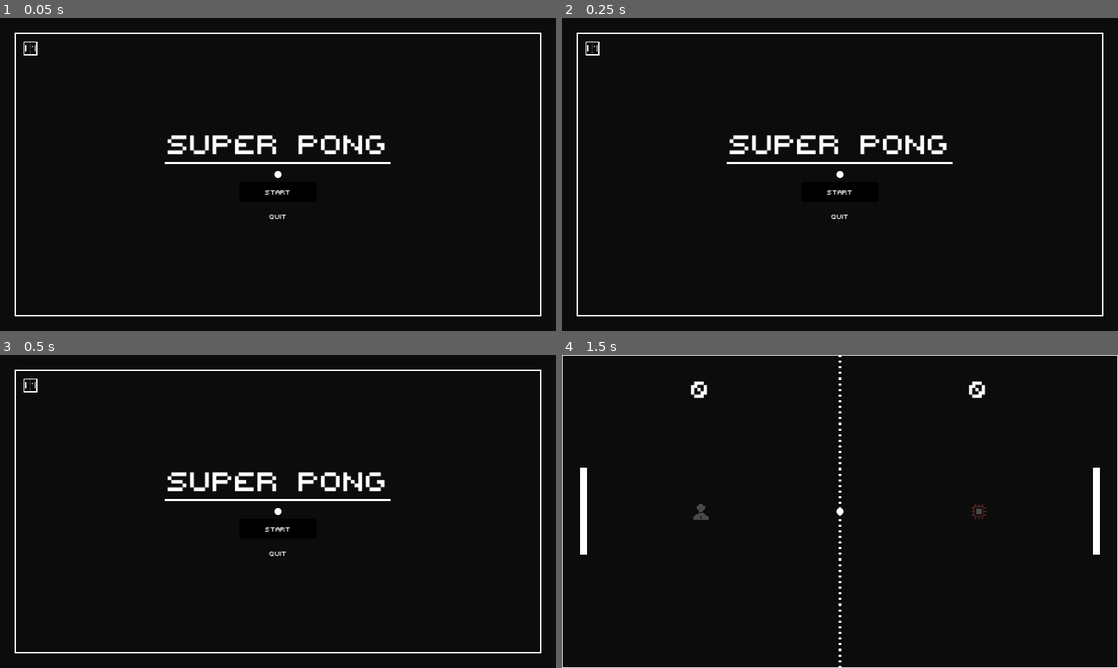
Above: before the commit, frames 1-4 (two rows, left to right).
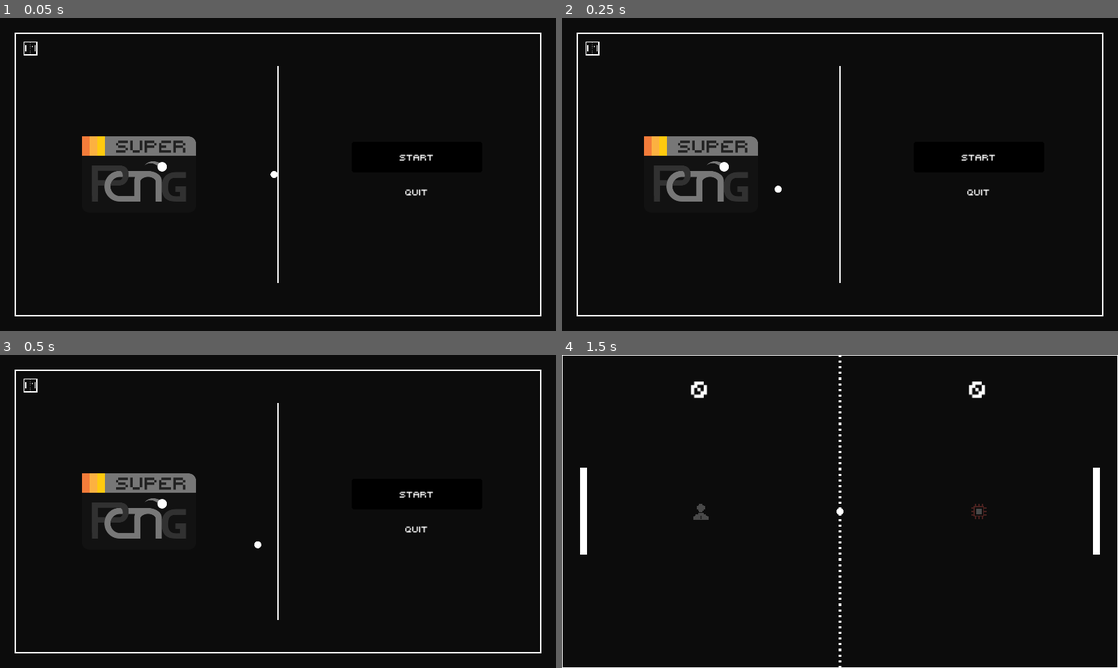
Above: after the commit, the same moments.

Repository: IamFastre/super-pong
Game: Godot game, scene res://scenes/levels/main_menu.tscn
The game is run twice, just before and just after one commit, with the same random seed, the same clock (stepped at 60 frames per second) and the same inputs.
Inputs:
- Up to frame 1 (0.05 s): no input
- Up to frame 2 (0.25 s): no input
- Up to frame 3 (0.5 s): no input
- Up to frame 4 (1.5 s): click "Start" at 0.5 s; click "Play" at 1.25 s

The runs differ from the first frame. In frame 1, 3.9% of the frame differs, in the area x 14-78%, y 15-85%; in frame 2, 3.9%; in frame 3, 3.9%; in frame 4, nothing differs.

Commit message:
new main menu layout and shit

Diff:
--- a/project.godot
+++ b/project.godot
@@ -11,7 +11,7 @@
 [application]
 
 config/name="Super Pong"
-config/version="1.0.1"
+config/version="1.0.2"
 run/main_scene="res://scenes/levels/main_menu.tscn"
 config/features=PackedStringArray("4.3", "Forward Plus")
 config/icon="res://icon.svg"
--- a/scenes/levels/main_menu.tscn
+++ b/scenes/levels/main_menu.tscn
@@ -1,14 +1,21 @@
-[gd_scene load_steps=8 format=3 uid="uid://bhih20nh0hw2a"]
+[gd_scene load_steps=11 format=3 uid="uid://bhih20nh0hw2a"]
 
 [ext_resource type="Script" path="res://scenes/levels/scripts/main_menu.gd" id="1_e3ahr"]
 [ext_resource type="PackedScene" uid="uid://cbyt41bw88jin" path="res://scenes/ball.tscn" id="2_xjwow"]
 [ext_resource type="PackedScene" uid="uid://dvb1h8bxlrwhn" path="res://scenes/wall.tscn" id="3_77xda"]
 [ext_resource type="Theme" uid="uid://6okv6pwxtji0" path="res://ui/themes/main.tres" id="4_qoxsg"]
+[ext_resource type="Texture2D" uid="uid://dv4kfu71pve7h" path="res://icon.svg" id="5_05uhu"]
 [ext_resource type="PackedScene" uid="uid://d3g5bwy2mslin" path="res://ui/sp_button.tscn" id="5_8bsmr"]
 [ext_resource type="Texture2D" uid="uid://b3hxlcenmpw17" path="res://ui/assets/fullscreen.png" id="5_ui13h"]
 
 [sub_resource type="RectangleShape2D" id="RectangleShape2D_656b1"]
-size = Vector2(520, 66.25)
+size = Vector2(264, 174)
+
+[sub_resource type="RectangleShape2D" id="RectangleShape2D_av836"]
+size = Vector2(2, 500)
+
+[sub_resource type="RectangleShape2D" id="RectangleShape2D_swsip"]
+size = Vector2(298, 148)
 
 [node name="Menu" type="Node" node_paths=PackedStringArray("expand_button")]
 script = ExtResource("1_e3ahr")
@@ -34,42 +41,37 @@
 [node name="Ball" parent="BG" instance=ExtResource("2_xjwow")]
 position = Vector2(640, 360)
 
+[node name="WaitTime" parent="BG/Ball" index="2"]
+wait_time = 0.05
+
 [node name="MainMenu" type="Control" parent="."]
 layout_mode = 3
 anchors_preset = 0
 offset_right = 1280.0
 offset_bottom = 720.0
 
-[node name="Label" type="Label" parent="MainMenu"]
+[node name="Label" type="TextureRect" parent="MainMenu"]
 layout_mode = 1
 anchors_preset = -1
-anchor_left = 0.5
-anchor_top = 0.396
-anchor_right = 0.5
-anchor_bottom = 0.396
-offset_left = -254.0
-offset_top = -46.12
-offset_right = 254.0
-offset_bottom = 45.88
-grow_horizontal = 2
-grow_vertical = 2
+anchor_left = 0.25
+anchor_top = 0.5
+anchor_right = 0.25
+anchor_bottom = 0.5
+offset_left = -175.0
+offset_top = -175.0
+offset_right = 175.0
+offset_bottom = 175.0
+pivot_offset = Vector2(175, 175)
 theme = ExtResource("4_qoxsg")
-theme_override_font_sizes/font_size = 88
-text = "SUPER PONG"
-horizontal_alignment = 1
-vertical_alignment = 1
+texture = ExtResource("5_05uhu")
+expand_mode = 1
+stretch_mode = 5
 metadata/_edit_use_anchors_ = true
 
-[node name="Underline" type="Line2D" parent="MainMenu/Label"]
-position = Vector2(-386, -230)
-points = PackedVector2Array(380, 325, 900, 325)
-width = 5.0
-
 [node name="StaticBody2D" type="StaticBody2D" parent="MainMenu/Label"]
-position = Vector2(254, 64.25)
+position = Vector2(175, 175)
 
 [node name="CollisionShape2D" type="CollisionShape2D" parent="MainMenu/Label/StaticBody2D"]
-position = Vector2(0, -0.125)
 shape = SubResource("RectangleShape2D_656b1")
 
 [node name="ExpandButton" type="Button" parent="MainMenu"]
@@ -89,44 +91,77 @@
 flat = true
 expand_icon = true
 
-[node name="StartButton" parent="MainMenu" instance=ExtResource("5_8bsmr")]
-layout_mode = 1
-anchors_preset = -1
-anchor_left = 0.5
-anchor_top = 0.556
-anchor_right = 0.5
-anchor_bottom = 0.556
-offset_left = -89.0
-offset_top = -23.32
-offset_right = 89.0
-offset_bottom = 22.68
-text = "Start"
-metadata/_edit_use_anchors_ = true
-
-[node name="QuitButton" parent="MainMenu" instance=ExtResource("5_8bsmr")]
-layout_mode = 1
-anchors_preset = -1
-anchor_left = 0.5
-anchor_top = 0.633778
-anchor_right = 0.5
-anchor_bottom = 0.633778
-offset_left = -89.0
-offset_top = -23.32
-offset_right = 89.0
-offset_bottom = 22.68
-text = "Quit"
-flat = true
-metadata/_edit_use_anchors_ = true
-
 [node name="Border" type="Line2D" parent="MainMenu"]
 points = PackedVector2Array(35, 35, 1245, 35, 1245, 685, 35, 685)
 closed = true
 width = 3.0
 antialiased = true
 
+[node name="ColorRect" type="ColorRect" parent="MainMenu"]
+layout_mode = 1
+anchors_preset = 8
+anchor_left = 0.5
+anchor_top = 0.5
+anchor_right = 0.5
+anchor_bottom = 0.5
+offset_left = -1.5
+offset_top = -250.0
+offset_right = 1.5
+offset_bottom = 250.0
+grow_horizontal = 2
+grow_vertical = 2
+
+[node name="StaticBody2D" type="StaticBody2D" parent="MainMenu/ColorRect"]
+position = Vector2(1.5, 250)
+
+[node name="CollisionShape2D" type="CollisionShape2D" parent="MainMenu/ColorRect/StaticBody2D"]
+shape = SubResource("RectangleShape2D_av836")
+
+[node name="Container" type="VBoxContainer" parent="MainMenu"]
+layout_mode = 1
+anchors_preset = -1
+anchor_left = 0.75
+anchor_top = 0.5
+anchor_right = 0.75
+anchor_bottom = 0.5
+offset_left = -150.0
+offset_top = -75.0
+offset_right = 150.0
+offset_bottom = 75.0
+grow_horizontal = 0
+grow_vertical = 2
+pivot_offset = Vector2(150, 75)
+
+[node name="StaticBody2D" type="StaticBody2D" parent="MainMenu/Container"]
+position = Vector2(150, 75)
+
+[node name="CollisionShape2D" type="CollisionShape2D" parent="MainMenu/Container/StaticBody2D"]
+shape = SubResource("RectangleShape2D_swsip")
+
+[node name="StartButton" parent="MainMenu/Container" instance=ExtResource("5_8bsmr")]
+custom_minimum_size = Vector2(0, 70)
+layout_mode = 2
+theme_override_font_sizes/font_size = 27
+text = "Start"
+metadata/_edit_use_anchors_ = true
+
+[node name="Control" type="Control" parent="MainMenu/Container"]
+custom_minimum_size = Vector2(0, 2)
+layout_mode = 2
+
+[node name="QuitButton" parent="MainMenu/Container" instance=ExtResource("5_8bsmr")]
+custom_minimum_size = Vector2(0, 70)
+layout_mode = 2
+theme_override_font_sizes/font_size = 27
+text = "Quit"
+flat = true
+metadata/_edit_use_anchors_ = true
+
 [node name="Camera2D" type="Camera2D" parent="."]
 position = Vector2(640, 360)
 
 [connection signal="pressed" from="MainMenu/ExpandButton" to="." method="_on_expand_pressed"]
-[connection signal="pressed" from="MainMenu/StartButton" to="." method="_on_start_pressed"]
-[connection signal="pressed" from="MainMenu/QuitButton" to="." method="_on_quit_pressed"]
+[connection signal="pressed" from="MainMenu/Container/StartButton" to="." method="_on_start_pressed"]
+[connection signal="pressed" from="MainMenu/Container/QuitButton" to="." method="_on_quit_pressed"]
+
+[editable path="BG/Ball"]
Not shown, changed: export_presets.cfg
